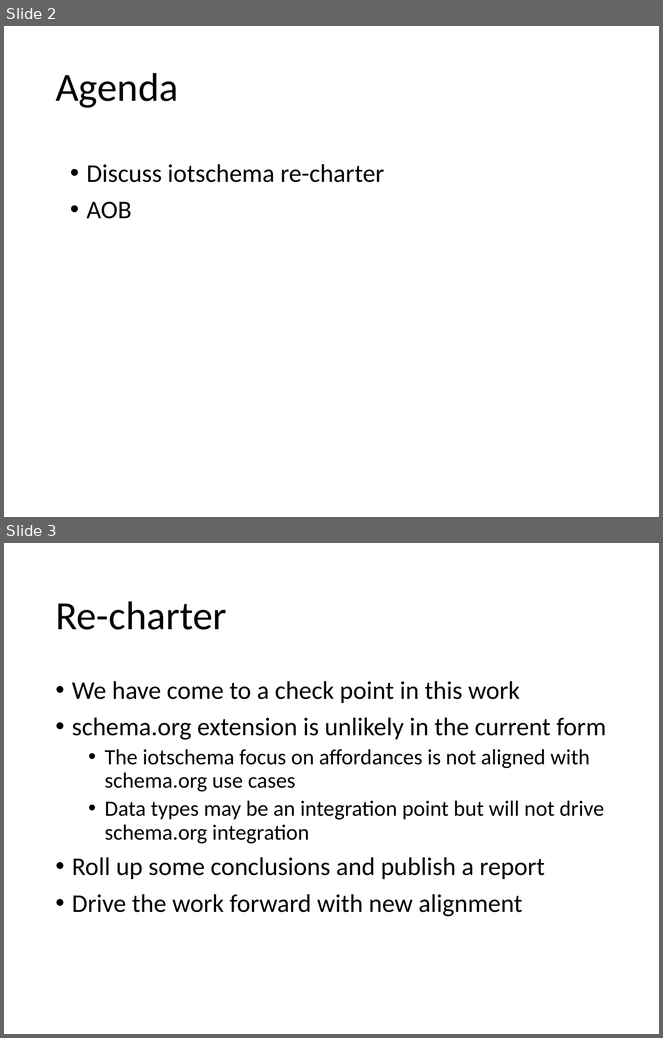
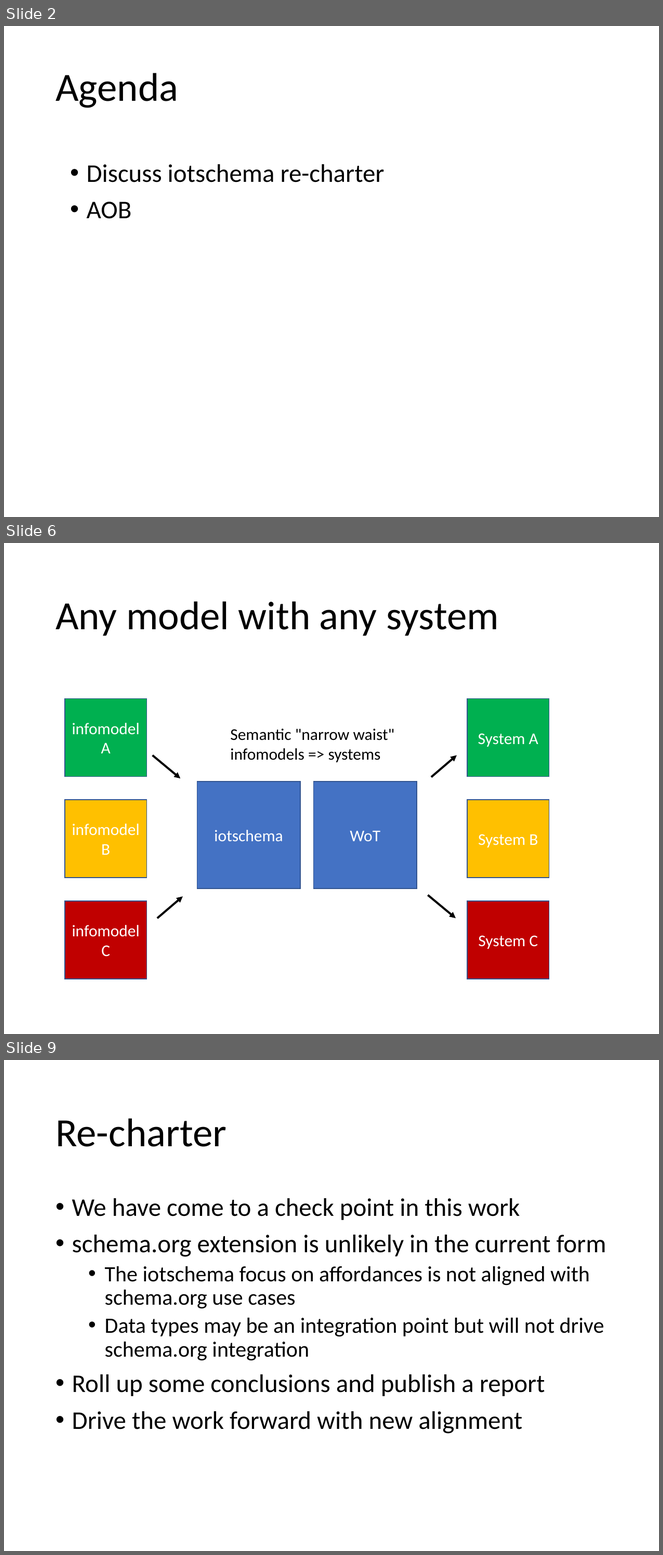
Before and after one commit to iot-schema-collab/teleconferences, a slide deck: iotschema-20210318.pptx. Shown one above the other, each under a label of ours: slides 2 and 3 before the commit, slides 2, 6 and 9 after it; the slides between them are not shown. The pictures are 663x1038 and 663x1555 pixels, drawn with LibreOffice and Linux fonts; fonts in the diff are those of the drawing. Boxes give left, top, right and bottom in pixels: in the first picture for what was removed or moved away, otherwise in the second. Text is boxed around its words. In the diff, an @@ line names an element or a change of style, - is before the commit and + after.

```diff
--- a/iotschema-20210318.pptx
+++ b/iotschema-20210318.pptx
@@ slide 6 added at bbox=[4, 543, 659, 1034], background #FFFFFF @@
@@ title added at bbox=[55, 601, 499, 636], 44 pt, text #000000 @@
+Any model with any system
@@ rectangle added at bbox=[65, 699, 147, 777], fill #00B050, outline #325491 1 pt, 18 pt, text #FFFFFF @@
+infomodel A
@@ rectangle added at bbox=[467, 699, 549, 777], fill #00B050, outline #325491 1 pt, 18 pt, text #FFFFFF @@
+System A
@@ text added at bbox=[230, 729, 395, 762], 18 pt, text #000000 @@
+Semantic "narrow waist"
+infomodels => systems
@@ arrow added from (153, 755) to (180, 779), #000000 2.25 pt @@
@@ arrow added from (431, 777) to (457, 755), #000000 2.25 pt @@
@@ rectangle added at bbox=[197, 782, 300, 888], fill #4472C4, outline #325491 1 pt, 18 pt, text #FFFFFF @@
+iotschema
@@ rectangle added at bbox=[314, 782, 417, 888], fill #4472C4, outline #325491 1 pt, 18 pt, text #FFFFFF @@
+WoT
@@ rectangle added at bbox=[65, 800, 147, 878], fill #FFC000, outline #325491 1 pt, 18 pt, text #FFFFFF @@
+infomodel B
@@ rectangle added at bbox=[467, 800, 549, 878], fill #FFC000, outline #325491 1 pt, 18 pt, text #FFFFFF @@
+System B
@@ rectangle added at bbox=[65, 901, 147, 979], fill #C00000, outline #325491 1 pt, 18 pt, text #FFFFFF @@
+infomodel C
@@ arrow added from (157, 918) to (183, 897), #000000 2.25 pt @@
@@ arrow added from (428, 896) to (456, 918), #000000 2.25 pt @@
@@ rectangle added at bbox=[467, 901, 549, 979], fill #C00000, outline #325491 1 pt, 18 pt, text #FFFFFF @@
+System C
@@ what was slide 3 is now slide 9 @@
```
Also in this commit, not shown: 1 slide changed, 7 other slides added, 1 other file.
